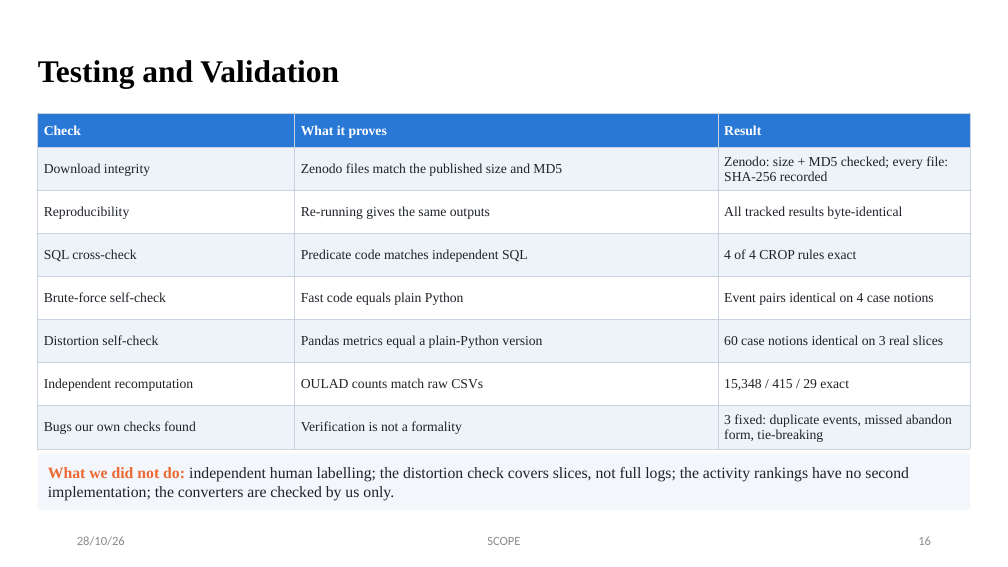
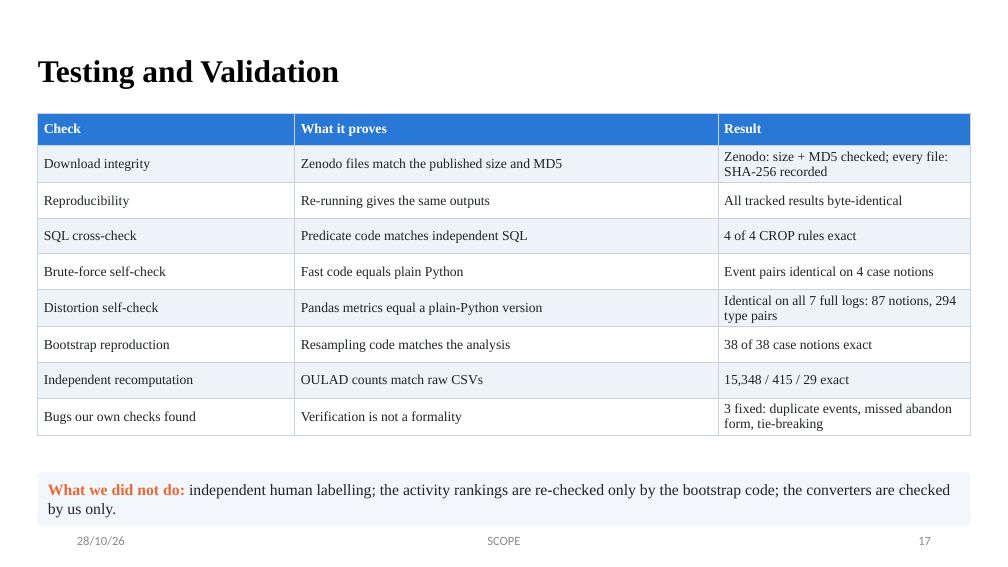
Before and after one commit to ssaakaash/ocel-research, a slide deck: slide 17 of docs/review-3/Team1_Review3_OCEL.pptx (slide 16 before the commit). Drawn at 1008x567 pixels with LibreOffice and Linux fonts; fonts in the diff are those of the drawing. Boxes give left, top, right and bottom in pixels: in the first picture for what was removed or moved away, otherwise in the second. Text is boxed around its words. In the diff, an @@ line names an element or a change of style, - is before the commit and + after.

```diff
--- a/docs/review-3/Team1_Review3_OCEL.pptx
+++ b/docs/review-3/Team1_Review3_OCEL.pptx
@@ table at [38,113,970,435] @@
-row 6: Distortion self-check | Pandas metrics equal a plain-Python version | 60 case notions identical on 3 real slices
+row 6: Distortion self-check | Pandas metrics equal a plain-Python version | Identical on all 7 full logs: 87 notions, 294 type pairs
+row 7: Bootstrap reproduction | Resampling code matches the analysis | 38 of 38 case notions exact
@@ rounded rectangle "What we did not do: ...": place and size @@
-rounded rectangle "What we did not do: ..." at [38,454,970,510]
+rounded rectangle "What we did not do: ..." at [38,473,970,526]
@@ text in rounded rectangle at [48,484,951,518]: text changed @@
-What we did not do: independent human labelling; the distortion check covers slices, not full logs; the activity rankings have no second implementation; the converters are checked by us only.
+What we did not do: independent human labelling; the activity rankings are re-checked only by the bootstrap code; the converters are checked by us only.
@@ page number at [918,537,931,545]: text changed @@
-16
+17
```
Also in this commit, not shown: 7 other slides changed, 1 slide added, 17 other files.
